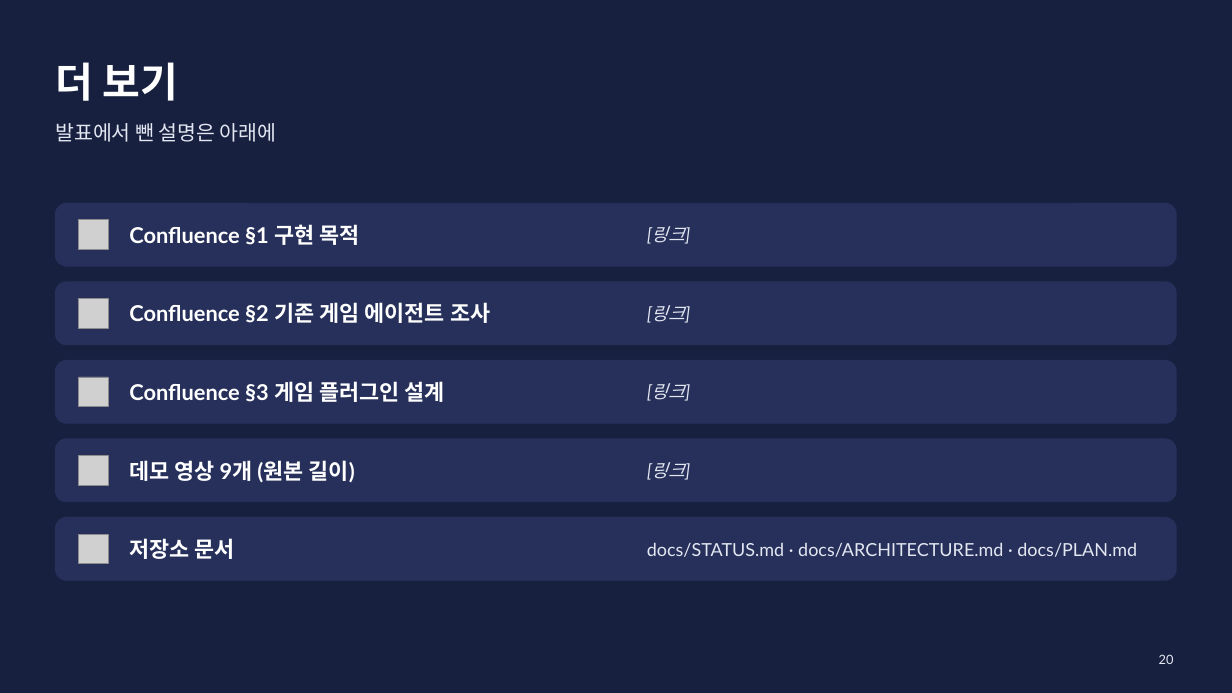
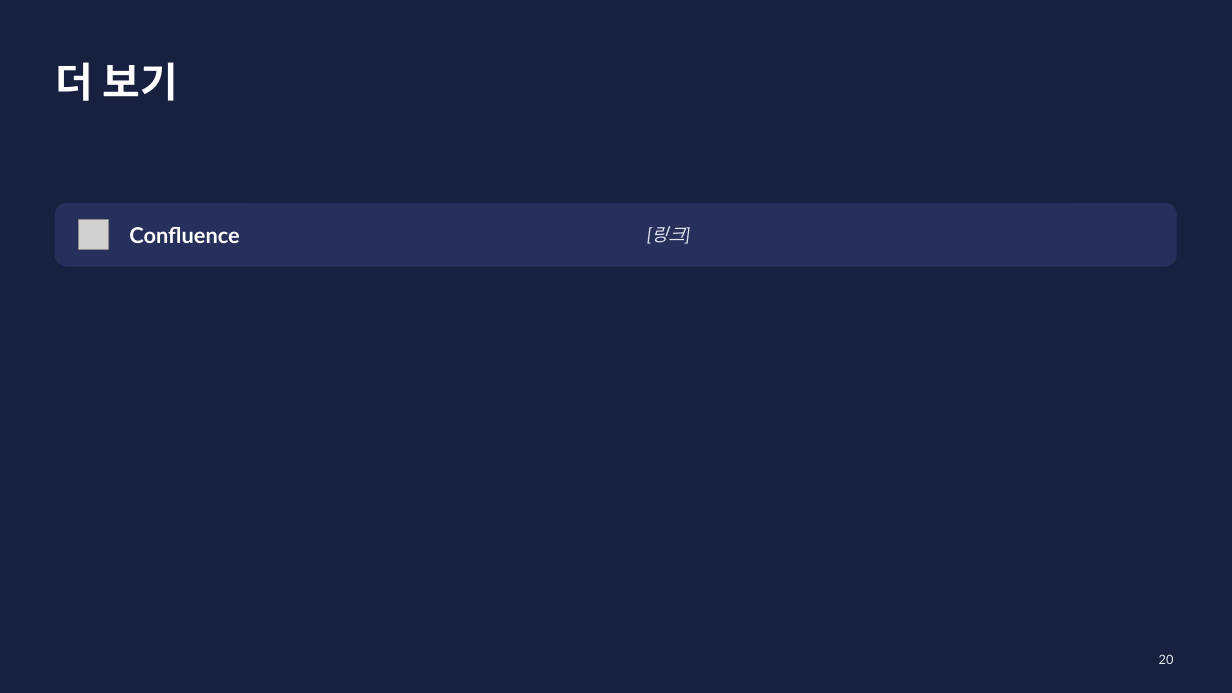
Before and after one commit to jimni-kim/game-lab, a slide deck: slide 20 of final/game-plugin-intro.pptx. Drawn at 1232x693 pixels with LibreOffice and Linux fonts; fonts in the diff are those of the drawing; grey boxes stand for pictures. Boxes give left, top, right and bottom in pixels: in the first picture for what was removed or moved away, otherwise in the second. Text is boxed around its words. In the diff, an @@ line names an element or a change of style, - is before the commit and + after.

```diff
--- a/final/game-plugin-intro.pptx
+++ b/final/game-plugin-intro.pptx
@@ text removed at bbox=[55, 123, 277, 142] @@
-발표에서 뺀 설명은 아래에
@@ text at bbox=[129, 227, 240, 243]: text changed @@
-Confluence §1 구현 목적
+Confluence
@@ rounded rectangle removed at bbox=[55, 282, 1177, 345] @@
@@ picture removed at bbox=[79, 299, 108, 328] @@
@@ text removed at bbox=[129, 302, 490, 323] @@
-Confluence §2 기존 게임 에이전트 조사
@@ text removed at bbox=[652, 305, 685, 323] @@
-[링크]
@@ rounded rectangle removed at bbox=[55, 360, 1177, 423] @@
@@ picture removed at bbox=[79, 377, 108, 407] @@
@@ text removed at bbox=[129, 381, 445, 402] @@
-Confluence §3 게임 플러그인 설계
@@ text removed at bbox=[652, 383, 685, 401] @@
-[링크]
@@ rounded rectangle removed at bbox=[55, 439, 1177, 502] @@
@@ picture removed at bbox=[79, 456, 108, 485] @@
@@ text removed at bbox=[129, 460, 355, 482] @@
-데모 영상 9개 (원본 길이)
@@ text removed at bbox=[652, 462, 685, 480] @@
-[링크]
@@ rounded rectangle removed at bbox=[55, 518, 1177, 580] @@
@@ picture removed at bbox=[79, 534, 108, 564] @@
@@ text removed at bbox=[129, 538, 235, 559] @@
-저장소 문서
@@ text removed at bbox=[647, 542, 1137, 557] @@
-docs/STATUS.md · docs/ARCHITECTURE.md · docs/PLAN.md
```
Also in this commit, not shown: 10 other slides changed, 3 other files.
